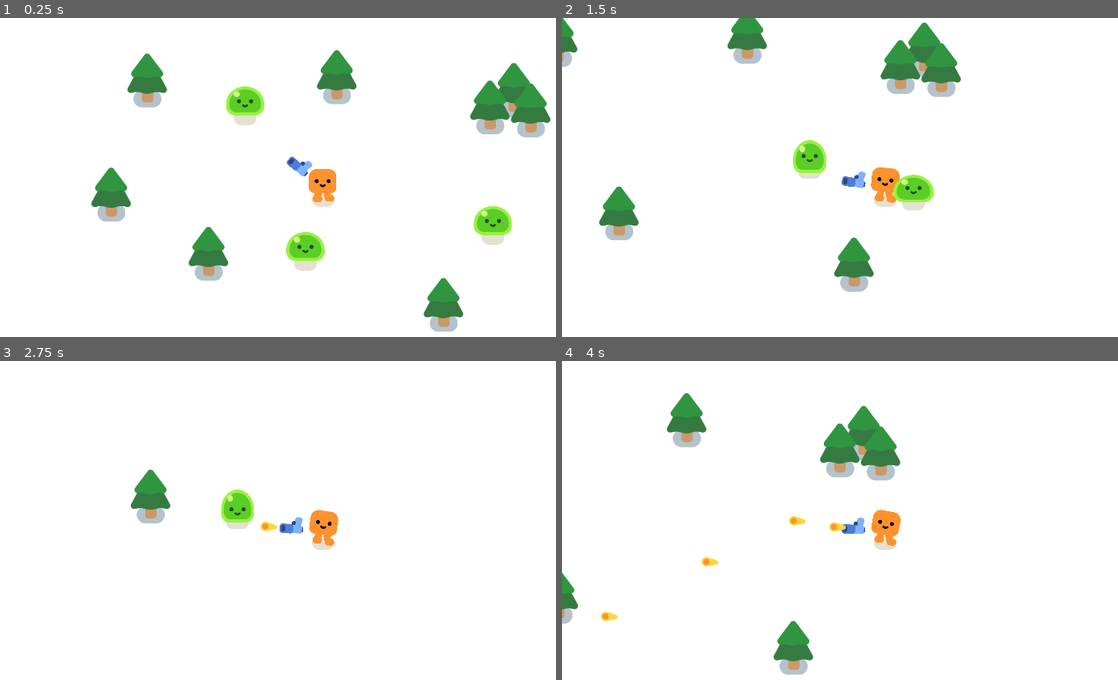
Above: before the commit, frames 1-4 (two rows, left to right).
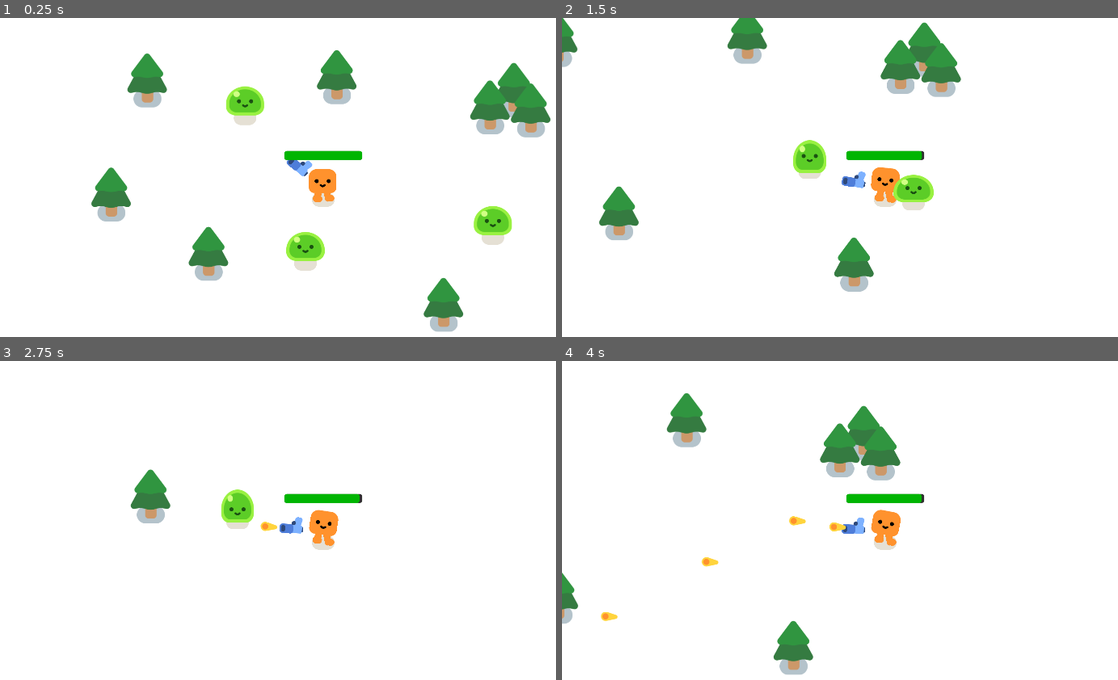
Above: after the commit, the same moments.

Repository: always-hehe-devs/godot-game
Game: Godot game, scene res://survivors_game.tscn
Same seed, same stepped clock (60 frames per second), same inputs: the game is played once before the commit and once after it.
Inputs:
- Up to frame 1 (0.25 s): no input
- Up to frame 2 (1.5 s): hold D (move_right) 0.53-1.28 s; hold S (move_down) from 1.28 s (still down)
- Up to frame 3 (2.75 s): release S (move_down) at 2.03 s; hold D (move_right) from 2.03 s (still down)
- Up to frame 4 (4 s): release D (move_right) at 2.78 s; hold W (move_up) 2.78-3.53 s; hold A (move_left) from 3.53 s (still down)

The runs differ from the first frame. In frame 1, 0.4% of the frame differs, in the area x 51-66%, y 41-45%; in frame 2, 0.4%; in frame 3, 0.4%; in frame 4, 0.4%.

Commit message:
Added health bar to player

Diff:
--- a/player.gd
+++ b/player.gd
@@ -14,10 +14,11 @@
 	else:
 		%HappyBoo.play_idle_animation()
 
-	const DAMAGE_RATE = 500.0
+	const DAMAGE_RATE = 5.0
 	var overlapping_mobs = %HurtBox.get_overlapping_bodies()
 
 	if overlapping_mobs.size() > 0:
 		health -= DAMAGE_RATE * overlapping_mobs.size()*delta
+		%ProgressBar.value = health
 		if health <= 0.0:
 			health_depleted.emit()
--- a/player.tscn
+++ b/player.tscn
@@ -9,6 +9,20 @@
 
 [sub_resource type="CircleShape2D" id="CircleShape2D_bmeo4"]
 radius = 39.6232
+
+[sub_resource type="StyleBoxFlat" id="StyleBoxFlat_guw6o"]
+bg_color = Color(0.192157, 0.192157, 0.192157, 1)
+corner_radius_top_left = 8
+corner_radius_top_right = 8
+corner_radius_bottom_right = 8
+corner_radius_bottom_left = 8
+
+[sub_resource type="StyleBoxFlat" id="StyleBoxFlat_un57n"]
+bg_color = Color(0, 0.709804, 0.00784314, 1)
+corner_radius_top_left = 8
+corner_radius_top_right = 8
+corner_radius_bottom_right = 8
+corner_radius_bottom_left = 8
 
 [node name="Player" type="CharacterBody2D"]
 script = ExtResource("1_rokjt")
@@ -32,3 +46,14 @@
 [node name="CollisionShape2D" type="CollisionShape2D" parent="HurtBox"]
 shape = SubResource("CircleShape2D_bmeo4")
 debug_color = Color(0.933333, 0.141176, 0.533333, 0.419608)
+
+[node name="ProgressBar" type="ProgressBar" parent="."]
+unique_name_in_owner = true
+offset_left = -116.0
+offset_top = -145.0
+offset_right = 116.0
+offset_bottom = -118.0
+theme_override_styles/background = SubResource("StyleBoxFlat_guw6o")
+theme_override_styles/fill = SubResource("StyleBoxFlat_un57n")
+value = 100.0
+show_percentage = false
Not shown: 1 places in player.tscn that only renumber resources
